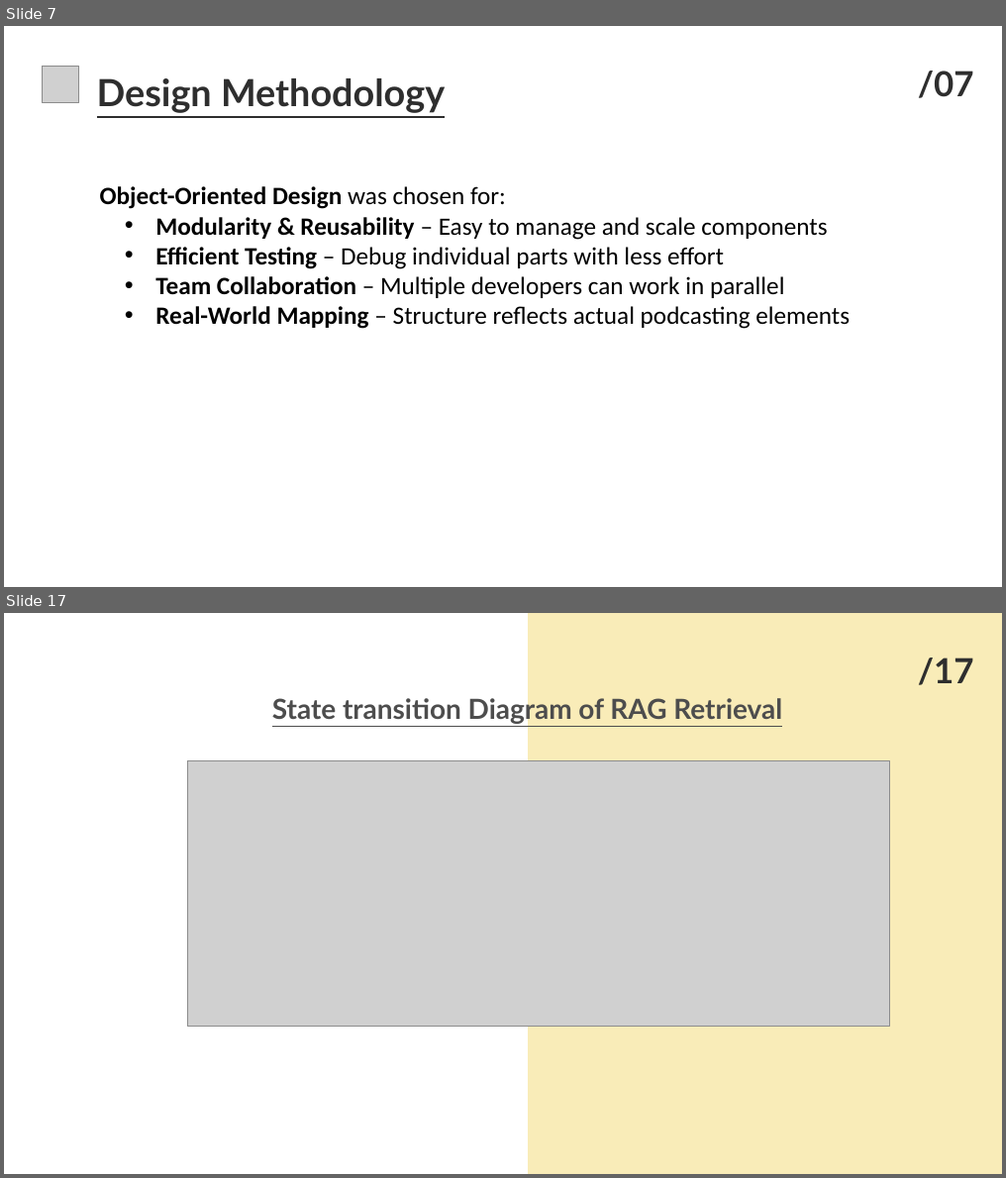
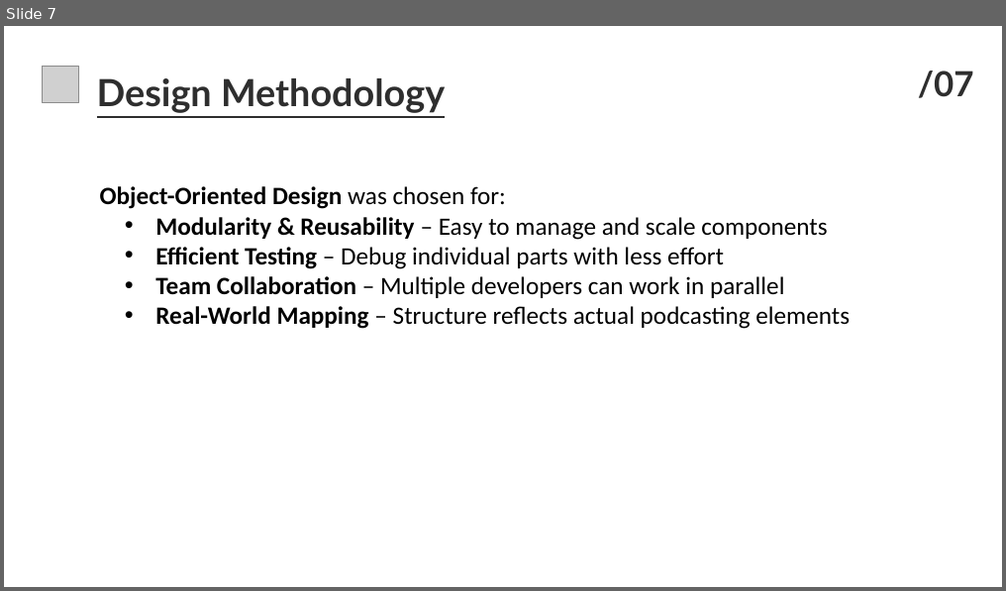
Before and after one commit to SadiaImran/PodVerse, a slide deck: docs/60%/PodVerse-60%-PPT.pptx. Shown one above the other, each under a label of ours: slides 7 and 17 before the commit, slide 7 after it; the slides between them are not shown. The pictures are 1006x1178 and 1006x591 pixels, drawn with LibreOffice and Linux fonts; fonts in the diff are those of the drawing; grey boxes stand for pictures. Boxes give left, top, right and bottom in pixels: in the first picture for what was removed or moved away, otherwise in the second. Text is boxed around its words. In the diff, an @@ line names an element or a change of style, - is before the commit and + after.

```diff
--- a/docs/60%/PodVerse-60%-PPT.pptx
+++ b/docs/60%/PodVerse-60%-PPT.pptx
@@ slide 17 removed at <box>4,613,1002,1174</box>, background #FFFFFF @@
@@ freeform shape removed at <box>528,613,1002,1174</box> @@
@@ text removed at <box>918,658,974,685</box> @@
-/17
@@ text removed at <box>272,695,782,725</box> @@
-State transition Diagram of RAG Retrieval
@@ picture removed at <box>187,761,890,1027</box> @@
@@ text removed at <box>186,963,279,975</box> @@
-reallyygreatsite.com
```
Also in this commit, not shown: 9 slides changed, 1 slide added, 9 other slides removed, 1 other file.
